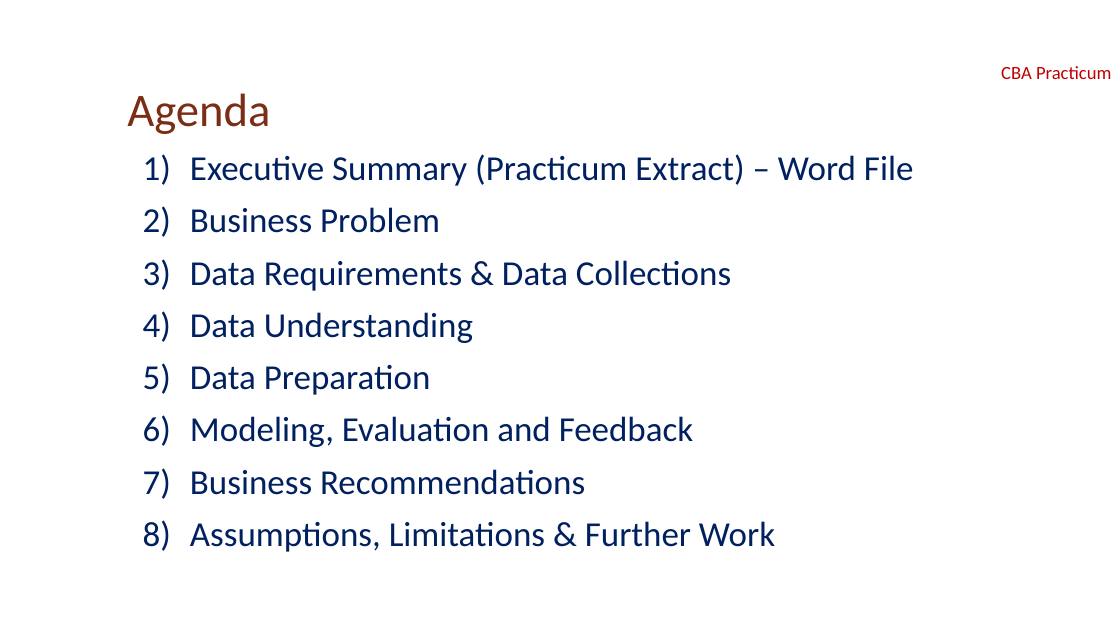
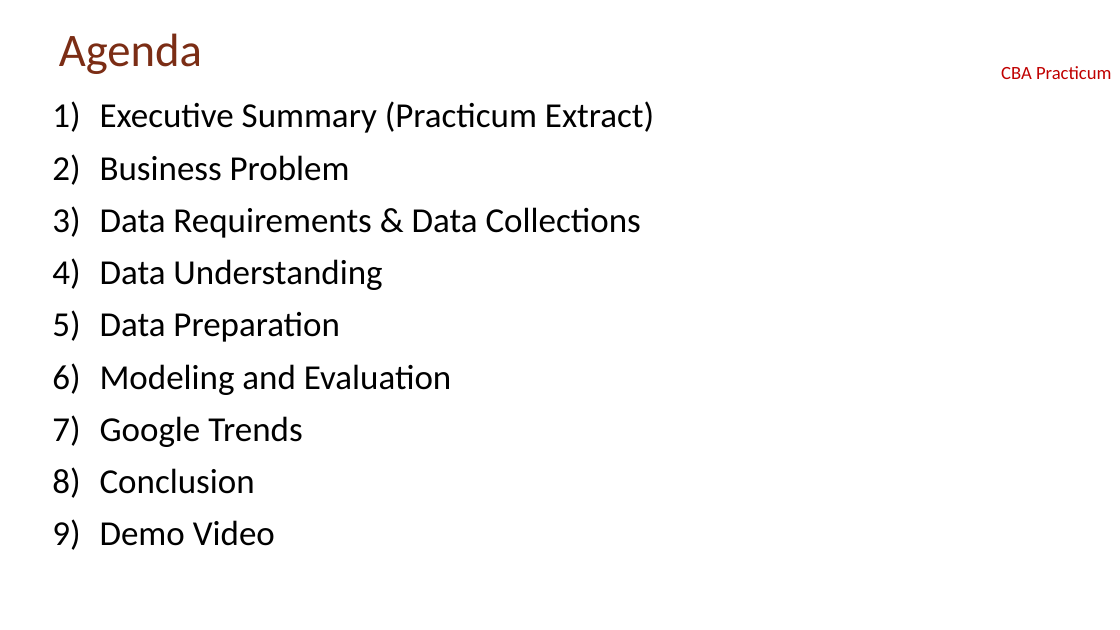
Before and after one commit to siwanian/PracticumData, a slide deck: slide 2 of Practicum Presentation.pptx. Drawn at 1120x630 pixels with LibreOffice and Linux fonts; fonts in the diff are those of the drawing; background and template pictures are left out. Boxes give left, top, right and bottom in pixels: in the first picture for what was removed or moved away, otherwise in the second. Text is boxed around its words. In the diff, an @@ line names an element or a change of style, - is before the commit and + after.

```diff
--- a/Practicum Presentation.pptx
+++ b/Practicum Presentation.pptx
@@ title "Agenda": place and size @@
-title "Agenda" at (127,93,270,134)
+title "Agenda" at (59,33,202,74)
@@ text "Executive Summary (Practicum Extract)": place and size @@
-text "Executive Summary (Practicum Extract)" at (190,154,913,552)
+text "Executive Summary (Practicum Extract)" at (100,101,654,546)
@@ text at (100,101,654,133): text changed; text colour #002060 to #000000 @@
-1) Executive Summary (Practicum Extract) – Word File
+1) Executive Summary (Practicum Extract)
@@ text at (100,155,641,342): text colour #002060 to #000000 in "Business Problem", "Data Requirements & Data Collections", "Data Understanding", "Data Preparation" @@
@@ text at (100,364,451,546): text changed; text colour #002060 to #000000 @@
-6) Modeling, Evaluation and Feedback
-7) Business Recommendations
-8) Assumptions, Limitations & Further Work
+6) Modeling and Evaluation
+7) Google Trends
+8) Conclusion
+9) Demo Video
```
Also in this commit, not shown: 4 other slides changed, 5 slides added, 4 slides removed.
